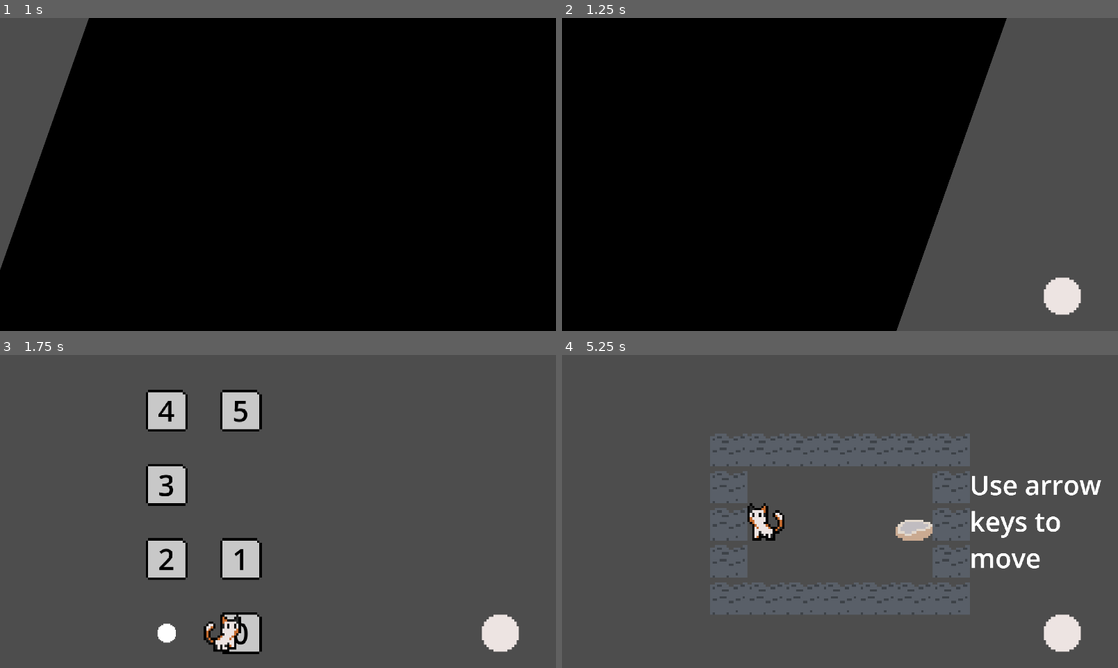
Above: before the commit, frames 1-4 (two rows, left to right).
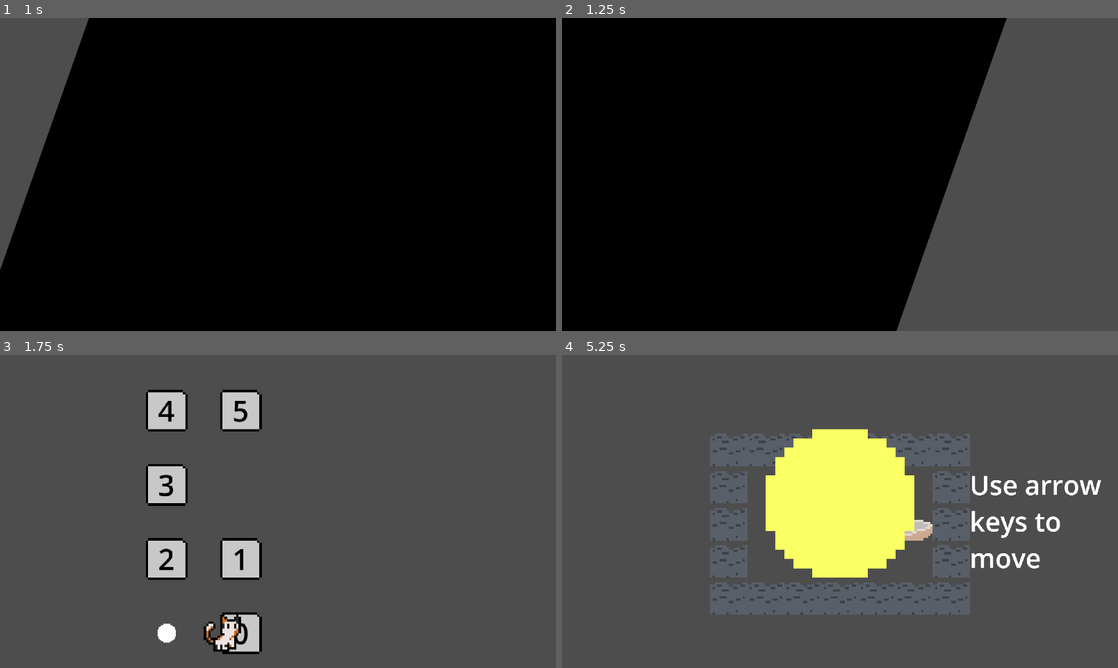
Above: after the commit, the same moments.

Repository: Just-a-Bee/Chrono-Cat
Game: Godot game, scene res://ui/title/title.tscn
The game is run twice, just before and just after one commit, with the same random seed, the same clock (stepped at 60 frames per second) and the same inputs.
Inputs (mouse positions are in pixels of both pictures, inside the frame that each line leads up to):
- Up to frame 1 (1 s): click "Play" at 0.5 s
- Up to frame 2 (1.25 s): no input
- Up to frame 3 (1.75 s): tap Enter (ui_accept) at 1.25, 1.52, 1.55 s; move the mouse to (400, 495) at 1.27 s; hold D (right) from 1.28 s (still down); hold X (rewind) from 1.28 s (still down); click (400, 495) at 1.42 s
- Up to frame 4 (5.25 s): tap Enter (ui_accept) at 1.82, 2.1, 2.27, 2.57, 3.05, 3.77, 4.07, 4.52, 4.55, 4.82, 5.1 s; move the mouse to (728, 527) at 2.02 s; release D (right) at 2.03 s; release X (rewind) at 2.03 s; hold S (down) 2.03-2.78 s; tap X (rewind) at 2.3, 3.8 s; move the mouse to (895, 442) at 2.77 s; hold D (right) 2.78-3.53 s; hold X (rewind) 2.78-3.53 s; move the mouse to (812, 574) at 3.52 s; hold W (up) 3.53-4.28 s; tap Z (undo) at 3.6 s; click (812, 574) at 3.67 s; move the mouse to (1006, 558) at 4.27 s; hold X (rewind) 4.28-5.03 s; hold A (left) from 4.28 s (still down); move the mouse to (673, 464) at 5.02 s

Frame 1 is identical in both runs. In frame 2, 0.7% of the frame differs, in the area x 86-94%, y 82-95%; in frame 3, 0.7%; in frame 4, 11%, in the area x 33-94%, y 23-95%.

Commit message:
Restructured rewind cursor scene to make scaling of elements less problematic Added more animations to rewind cursor Added particle effects to the rewind animation Level select is no long removed from main, just hidden, when in a level Unlocking animation for rewind bar added

Diff:
--- a/level_files/rewind_cursor.gd
+++ b/level_files/rewind_cursor.gd
@@ -1,4 +1,4 @@
-extends Sprite2D
+extends Node2D
 
 const APPEAR_TIME = .1
 const MOVE_TIME = .3
@@ -7,22 +7,17 @@
 
 func appear():
 	show()
-	var tween = get_tree().create_tween()
-	tween.tween_property(self, "scale:y", scale.x, APPEAR_TIME).set_trans(Tween.TRANS_QUINT).set_ease(Tween.EASE_OUT)
+	$AnimationPlayer.play("appear")
+	$ArrowTimer.start()
 
 func disappear(did_rewind:bool):
 	if did_rewind:
-		hide()
-		get_parent().remove_child(self)
-		queue_free()
+		$AnimationPlayer.play("rewind")
+		var particle_time = $GPUParticles2D.lifetime
+		await get_tree().create_timer(particle_time).timeout
 	else:
-		close()
-
-func close():
-	var tween = get_tree().create_tween()
-	tween.tween_property(self, "scale:y", 0, APPEAR_TIME).set_trans(Tween.TRANS_QUINT).set_ease(Tween.EASE_OUT)
-	await tween.finished
-	hide()
+		$AnimationPlayer.play_backwards("appear")
+		await $AnimationPlayer.animation_finished
 	get_parent().remove_child(self)
 	queue_free()
 
@@ -40,7 +35,7 @@
 		if level.rewind_dictionary[hovered_actor].size() > 0:
 			var rewind_direction = level.rewind_dictionary[hovered_actor][-1]
 			set_arrow_rotation(rewind_direction)
-			$Arrow.show()
+			$AnimationPlayer.play("show_arrow")
 
 func set_arrow_rotation(direction:Vector2i):
 	if direction == Vector2i.RIGHT:
--- a/level_files/rewind_cursor.tscn
+++ b/level_files/rewind_cursor.tscn
@@ -1,16 +1,160 @@
-[gd_scene load_steps=4 format=3 uid="uid://bdouobihrvqsg"]
+[gd_scene load_steps=12 format=3 uid="uid://bdouobihrvqsg"]
 
 [ext_resource type="Texture2D" uid="uid://bxnx73kyxodju" path="res://assets/level_stuff/Cursor.png" id="1_xiapj"]
 [ext_resource type="Texture2D" uid="uid://bi2sa4slrf6cn" path="res://assets/level_stuff/Arrow.png" id="2_08ijm"]
 [ext_resource type="Script" path="res://level_files/rewind_cursor.gd" id="2_bni1v"]
+[ext_resource type="Texture2D" uid="uid://dvysf1de0w15y" path="res://assets/circle.png" id="4_3g6ot"]
 
-[node name="RewindCursor" type="Sprite2D"]
-scale = Vector2(8, 1e-05)
-texture = ExtResource("1_xiapj")
+[sub_resource type="Animation" id="Animation_s3y3n"]
+resource_name = "appear"
+length = 0.1
+tracks/0/type = "value"
+tracks/0/imported = false
+tracks/0/enabled = true
+tracks/0/path = NodePath(".:scale")
+tracks/0/interp = 1
+tracks/0/loop_wrap = true
+tracks/0/keys = {
+"times": PackedFloat32Array(0, 0.1),
+"transitions": PackedFloat32Array(1, 4.28709),
+"update": 0,
+"values": [Vector2(8, 0), Vector2(8, 8)]
+}
+tracks/1/type = "value"
+tracks/1/imported = false
+tracks/1/enabled = true
+tracks/1/path = NodePath(".:self_modulate")
+tracks/1/interp = 1
+tracks/1/loop_wrap = true
+tracks/1/keys = {
+"times": PackedFloat32Array(0),
+"transitions": PackedFloat32Array(1),
+"update": 0,
+"values": [Color(1, 1, 1, 1)]
+}
+
+[sub_resource type="Animation" id="Animation_5x1ra"]
+resource_name = "rewind"
+length = 0.5
+tracks/0/type = "value"
+tracks/0/imported = false
+tracks/0/enabled = true
+tracks/0/path = NodePath(".:scale")
+tracks/0/interp = 1
+tracks/0/loop_wrap = true
+tracks/0/keys = {
+"times": PackedFloat32Array(0, 0.0487039, 0.0939899, 0.499001),
+"transitions": PackedFloat32Array(1, 1, 0.31864, 1),
+"update": 0,
+"values": [Vector2(8, 8), Vector2(7, 7), Vector2(8, 8), Vector2(15, 15)]
+}
+tracks/1/type = "value"
+tracks/1/imported = false
+tracks/1/enabled = true
+tracks/1/path = NodePath(".:self_modulate")
+tracks/1/interp = 1
+tracks/1/loop_wrap = true
+tracks/1/keys = {
+"times": PackedFloat32Array(0.14013, 0.5),
+"transitions": PackedFloat32Array(3.4822, 1),
+"update": 0,
+"values": [Color(1, 1, 1, 1), Color(1, 1, 1, 0)]
+}
+tracks/2/type = "value"
+tracks/2/imported = false
+tracks/2/enabled = true
+tracks/2/path = NodePath("../Arrow:scale")
+tracks/2/interp = 1
+tracks/2/loop_wrap = true
+tracks/2/keys = {
+"times": PackedFloat32Array(0, 0.2),
+"transitions": PackedFloat32Array(1, 1),
+"update": 0,
+"values": [Vector2(8, 8), Vector2(0, 8)]
+}
+tracks/3/type = "value"
+tracks/3/imported = false
+tracks/3/enabled = true
+tracks/3/path = NodePath("../GPUParticles2D:emitting")
+tracks/3/interp = 1
+tracks/3/loop_wrap = true
+tracks/3/keys = {
+"times": PackedFloat32Array(0.01),
+"transitions": PackedFloat32Array(1),
+"update": 1,
+"values": [true]
+}
+
+[sub_resource type="Animation" id="Animation_pyath"]
+resource_name = "show_arrow"
+length = 0.2
+tracks/0/type = "value"
+tracks/0/imported = false
+tracks/0/enabled = true
+tracks/0/path = NodePath("../Arrow:scale")
+tracks/0/interp = 1
+tracks/0/loop_wrap = true
+tracks/0/keys = {
+"times": PackedFloat32Array(0, 0.123896, 0.148704),
+"transitions": PackedFloat32Array(2.46229, 0.287175, 1),
+"update": 0,
+"values": [Vector2(0, 8), Vector2(12, 8), Vector2(8, 8)]
+}
+tracks/1/type = "value"
+tracks/1/imported = false
+tracks/1/enabled = true
+tracks/1/path = NodePath("../Arrow:visible")
+tracks/1/interp = 1
+tracks/1/loop_wrap = true
+tracks/1/keys = {
+"times": PackedFloat32Array(0),
+"transitions": PackedFloat32Array(1),
+"update": 1,
+"values": [true]
+}
+
+[sub_resource type="AnimationLibrary" id="AnimationLibrary_y0tkw"]
+_data = {
+"appear": SubResource("Animation_s3y3n"),
+"rewind": SubResource("Animation_5x1ra"),
+"show_arrow": SubResource("Animation_pyath")
+}
+
+[sub_resource type="Gradient" id="Gradient_ho7e6"]
+offsets = PackedFloat32Array(0, 0.0243056, 1)
+colors = PackedColorArray(1, 0.933333, 0.2, 0, 1, 0.933333, 0.2, 1, 1, 1, 1, 0)
+
+[sub_resource type="GradientTexture1D" id="GradientTexture1D_gbc50"]
+gradient = SubResource("Gradient_ho7e6")
+
+[sub_resource type="ParticleProcessMaterial" id="ParticleProcessMaterial_phejl"]
+lifetime_randomness = 0.4
+emission_shape = 6
+emission_ring_axis = Vector3(0, 0, 1)
+emission_ring_height = 1.0
+emission_ring_radius = 15.0
+emission_ring_inner_radius = 10.0
+particle_flag_disable_z = true
+spread = 180.0
+gravity = Vector3(0, 0, 0)
+initial_velocity_min = 10.0
+initial_velocity_max = 15.0
+orbit_velocity_min = 0.0
+orbit_velocity_max = 0.0
+damping_min = 40.0
+damping_max = 60.0
+color_ramp = SubResource("GradientTexture1D_gbc50")
+
+[node name="RewindCursor" type="Node2D"]
 script = ExtResource("2_bni1v")
 
+[node name="Sprite" type="Sprite2D" parent="."]
+self_modulate = Color(1, 1, 1, 0)
+scale = Vector2(15, 15)
+texture = ExtResource("1_xiapj")
+
 [node name="Arrow" type="Sprite2D" parent="."]
-visible = false
+scale = Vector2(1e-05, 8)
 texture = ExtResource("2_08ijm")
 offset = Vector2(16, 0)
 flip_h = true
@@ -19,4 +163,22 @@
 wait_time = 0.1
 one_shot = true
 
+[node name="AnimationPlayer" type="AnimationPlayer" parent="."]
+root_node = NodePath("../Sprite")
+libraries = {
+"": SubResource("AnimationLibrary_y0tkw")
+}
+
+[node name="GPUParticles2D" type="GPUParticles2D" parent="."]
+scale = Vector2(8, 8)
+emitting = false
+amount = 12
+sub_emitter = NodePath(".")
+process_material = SubResource("ParticleProcessMaterial_phejl")
+texture = ExtResource("4_3g6ot")
+lifetime = 5.0
+one_shot = true
+explosiveness = 1.0
+fixed_fps = 60
+
 [connection signal="timeout" from="ArrowTimer" to="." method="_on_arrow_timer_timeout"]
--- a/main.gd
+++ b/main.gd
@@ -6,12 +6,10 @@
 @onready var level_select = get_node("LevelSelect")
 const TITLE_PATH = "res://ui/title/title.tscn"
 
-
-
 # pause vars
 var is_paused:bool = false
 var is_settings:bool = false
-var do_input:bool = false
+@export var do_input:bool = false
 
 # vars for level state
 var level_node
@@ -21,6 +19,7 @@
 	$Transitioner.fade_from_black()
 	await $Transitioner.animation_finished
 	do_input = true
+
 # function to handle main input like pausing
 func _input(event):
 	if event.is_action_pressed("pause"):
@@ -43,11 +42,13 @@
 	$PauseMenu.show()
 	do_input = false
 	is_paused = true
+
 # function to unpause the game
 func unpause():
 	$PauseMenu.hide()
 	do_input = true
 	is_paused = false
+
 # function to return to title screen
 func return_to_title():
 	do_input = false
@@ -67,7 +68,7 @@
 	$RewindBar.value = 0
 	if Globals.rewind_unlocked:
 		$RewindBar.show()
-	remove_child(level_select)
+	level_select.hide()
 	level_node = level.instantiate()
 	add_child(level_node)
 	Globals.state = Globals.STATES.LEVEL
@@ -95,7 +96,7 @@
 	$WinAnim.hide()
 	remove_child(level_node)
 	level_node.queue_free()
-	add_child(level_select)
+	level_select.show()
 
 	Globals.state = Globals.STATES.SELECT
 	# fade from black
@@ -103,15 +104,17 @@
 	await $Transitioner.animation_finished
 	do_input = true
 
+# function to update the value displayed on the rewind bar, if initial unlock, play animation
 func _on_rewind_uses_changed(new_rewinds):
 	if not Globals.rewind_unlocked:
 		unlock_rewind()
-	var tween = get_tree().create_tween()
-	tween.tween_property($RewindBar, "value", new_rewinds, .3).set_trans(Tween.TRANS_QUINT).set_ease(Tween.EASE_OUT)
+	else:
+		var tween = get_tree().create_tween()
+		tween.tween_property($RewindBar, "value", new_rewinds, .3).set_trans(Tween.TRANS_QUINT).set_ease(Tween.EASE_OUT)
 
 # function to show unlocking animation for rewind ability
 func unlock_rewind():
-	$RewindBar.show()
+	$AnimationPlayer.play("unlock_rewind")
 	Globals.rewind_unlocked = true
 
 
--- a/main.tscn
+++ b/main.tscn
@@ -52,6 +52,75 @@
 "speed": 5.0
 }]
 
+[sub_resource type="Animation" id="Animation_e7qc6"]
+resource_name = "unlock_rewind"
+length = 2.6
+tracks/0/type = "value"
+tracks/0/imported = false
+tracks/0/enabled = true
+tracks/0/path = NodePath("RewindBar:value")
+tracks/0/interp = 2
+tracks/0/loop_wrap = true
+tracks/0/keys = {
+"times": PackedFloat32Array(0.6, 1.4),
+"transitions": PackedFloat32Array(2.07054, 1),
+"update": 0,
+"values": [0.0, 3.0]
+}
+tracks/1/type = "value"
+tracks/1/imported = false
+tracks/1/enabled = true
+tracks/1/path = NodePath("RewindBar:position")
+tracks/1/interp = 1
+tracks/1/loop_wrap = true
+tracks/1/keys = {
+"times": PackedFloat32Array(0, 0.3, 0.4, 1.8, 2.6),
+"transitions": PackedFloat32Array(0.287175, 1, 1, 1, 2.92817),
+"update": 0,
+"values": [Vector2(704, 1200), Vector2(704, 220), Vector2(704, 256), Vector2(704, 256), Vector2(1664, 896)]
+}
+tracks/2/type = "value"
+tracks/2/imported = false
+tracks/2/enabled = true
+tracks/2/path = NodePath("RewindBar:scale")
+tracks/2/interp = 1
+tracks/2/loop_wrap = true
+tracks/2/keys = {
+"times": PackedFloat32Array(1.8, 2.6),
+"transitions": PackedFloat32Array(1, 0.189464),
+"update": 0,
+"values": [Vector2(32, 32), Vector2(8, 8)]
+}
+tracks/3/type = "value"
+tracks/3/imported = false
+tracks/3/enabled = true
+tracks/3/path = NodePath("RewindBar:visible")
+tracks/3/interp = 1
+tracks/3/loop_wrap = true
+tracks/3/keys = {
+"times": PackedFloat32Array(0),
+"transitions": PackedFloat32Array(1),
+"update": 1,
+"values": [true]
+}
+tracks/4/type = "value"
+tracks/4/imported = false
+tracks/4/enabled = true
+tracks/4/path = NodePath(".:do_input")
+tracks/4/interp = 1
+tracks/4/loop_wrap = true
+tracks/4/keys = {
+"times": PackedFloat32Array(0, 2.6),
+"transitions": PackedFloat32Array(1, 1),
+"update": 1,
+"values": [false, true]
+}
+
+[sub_resource type="AnimationLibrary" id="AnimationLibrary_dqw8y"]
+_data = {
+"unlock_rewind": SubResource("Animation_e7qc6")
+}
+
 [node name="Main" type="Node2D"]
 texture_filter = 1
 script = ExtResource("1_ntcjf")
@@ -115,11 +184,12 @@
 text = "Settings"
 
 [node name="RewindBar" type="TextureProgressBar" parent="."]
-offset_left = 1664.0
-offset_top = 896.0
-offset_right = 1690.0
-offset_bottom = 922.0
-scale = Vector2(8, 8)
+z_index = 3
+offset_left = 704.0
+offset_top = 1200.0
+offset_right = 730.0
+offset_bottom = 1226.0
+scale = Vector2(32, 32)
 max_value = 3.0
 step = 0.1
 fill_mode = 4
@@ -130,6 +200,11 @@
 visible = false
 z_index = 4
 
+[node name="AnimationPlayer" type="AnimationPlayer" parent="."]
+libraries = {
+"": SubResource("AnimationLibrary_dqw8y")
+}
+
 [connection signal="button_up" from="PauseMenu/VBoxContainer/Resume" to="PauseMenu" method="_on_resume_button_up"]
 [connection signal="button_up" from="PauseMenu/VBoxContainer/ReturnToMap" to="PauseMenu" method="_on_return_to_map_button_up"]
 [connection signal="button_up" from="PauseMenu/VBoxContainer/ReturnToTitle" to="PauseMenu" method="_on_return_to_title_button_up"]
--- a/ui/level_select/level_select.gd
+++ b/ui/level_select/level_select.gd
@@ -12,7 +12,7 @@
 
 # handle level select inputs
 func _input(event):
-	if not main.do_input:
+	if main.do_input == false or Globals.state != Globals.STATES.SELECT:
 		return
 	direction_input(event)
 	if event.is_action_pressed("ui_accept"):
Not shown: 1 places in main.tscn that only renumber resources
